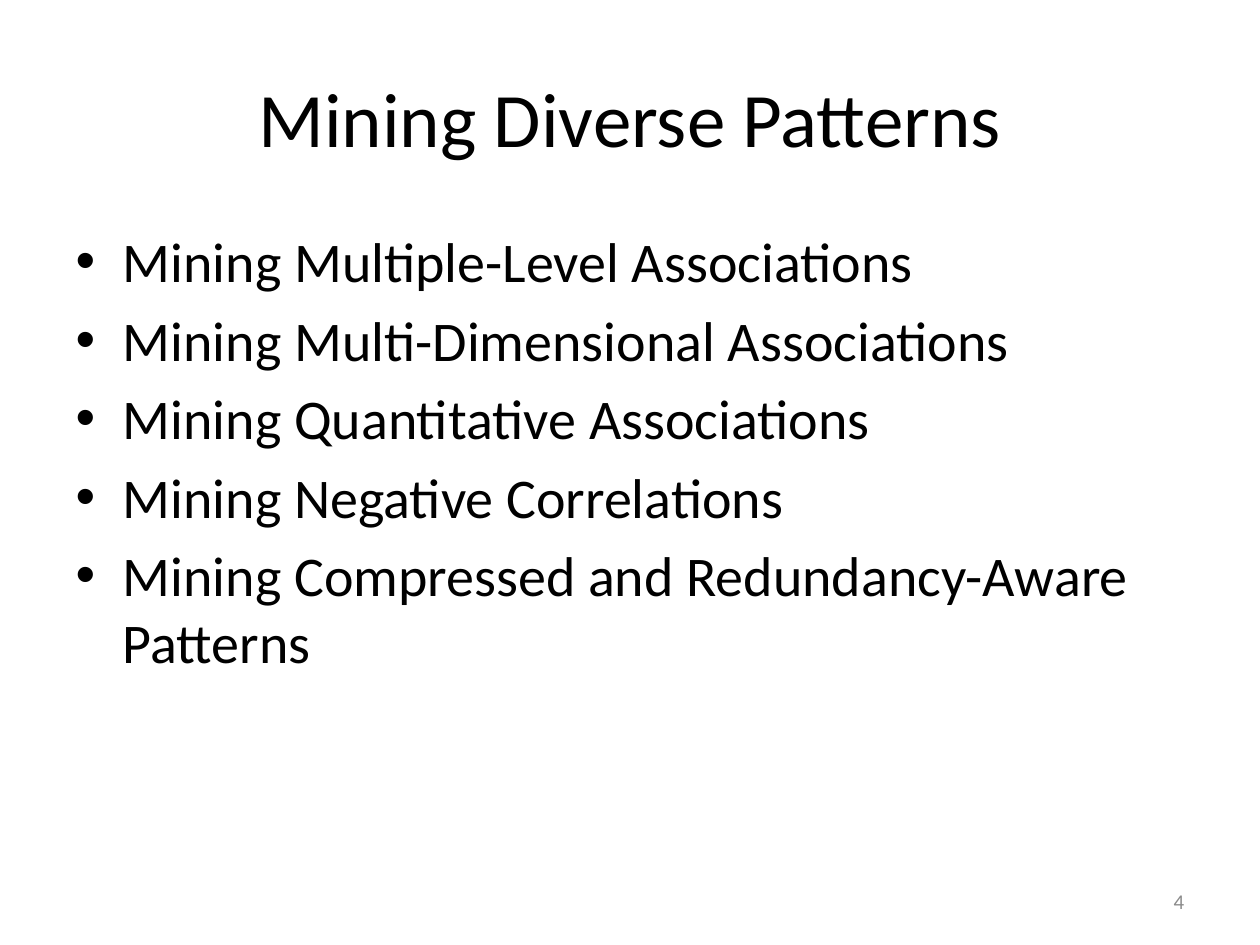
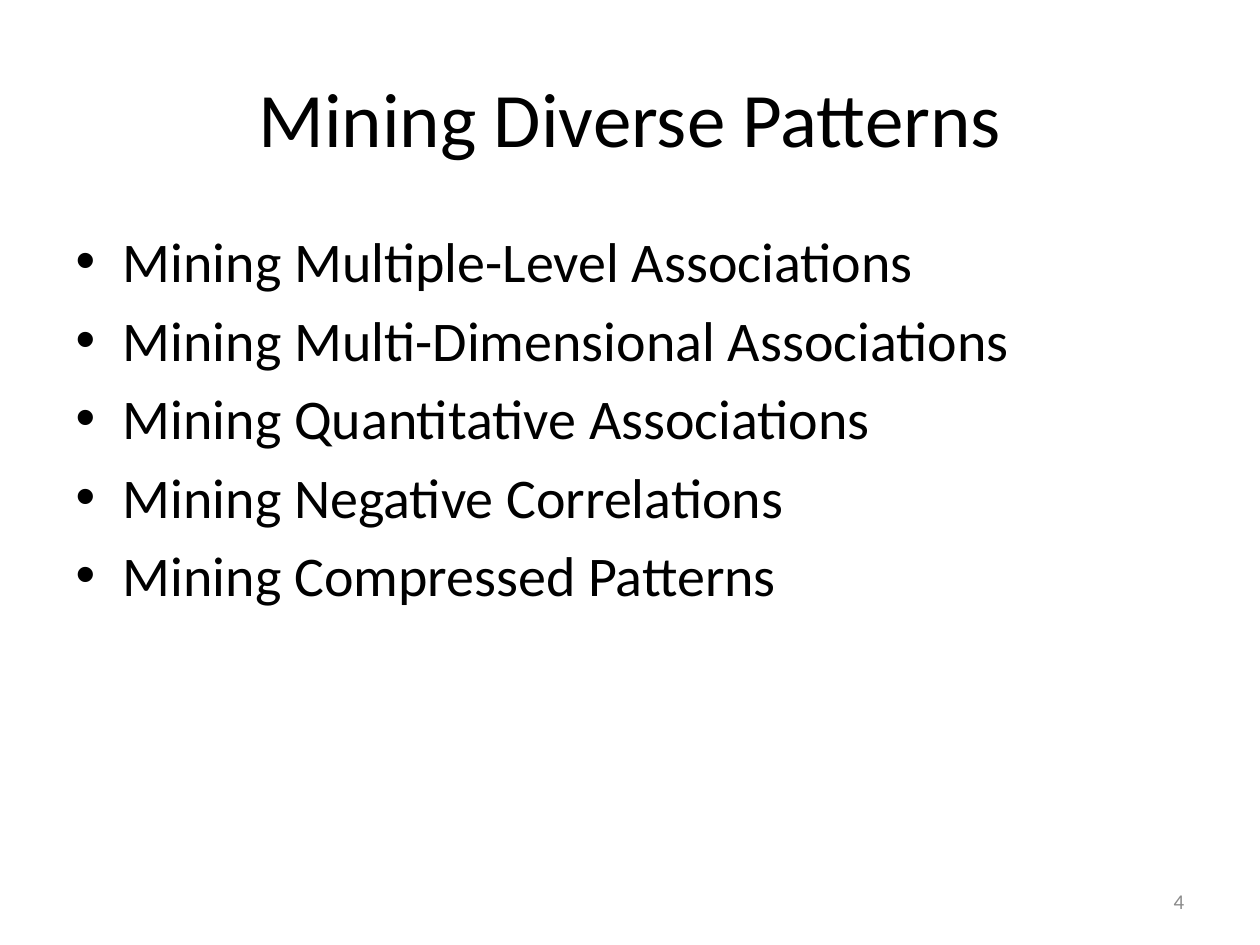
Before and after one commit to mjiang89/mjiang89.github.io, a slide deck: slide 4 of teaching/CS412Summer17-Chapter7.pptx. Drawn at 1260x945 pixels with LibreOffice and Linux fonts; fonts in the diff are those of the drawing. Boxes give left, top, right and bottom in pixels: in the first picture for what was removed or moved away, otherwise in the second. Text is boxed around its words. In the diff, an @@ line names an element or a change of style, - is before the commit and + after.

```diff
--- a/teaching/CS412Summer17-Chapter7.pptx
+++ b/teaching/CS412Summer17-Chapter7.pptx
@@ text at (123,557,776,606): text changed @@
-• Mining Compressed and Redundancy-Aware Patterns
+• Mining Compressed Patterns
```
Also in this commit, not shown: 9 other slides changed, 1 slide removed, 3 other files.
